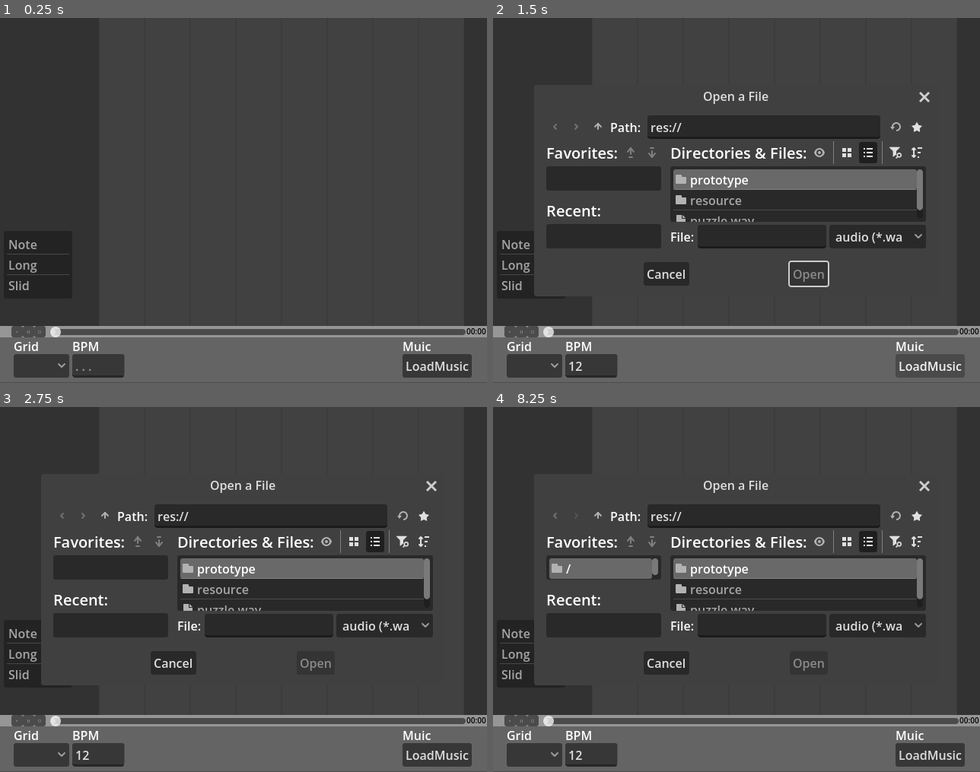
Above: before the commit, frames 1-4 (two rows, left to right).
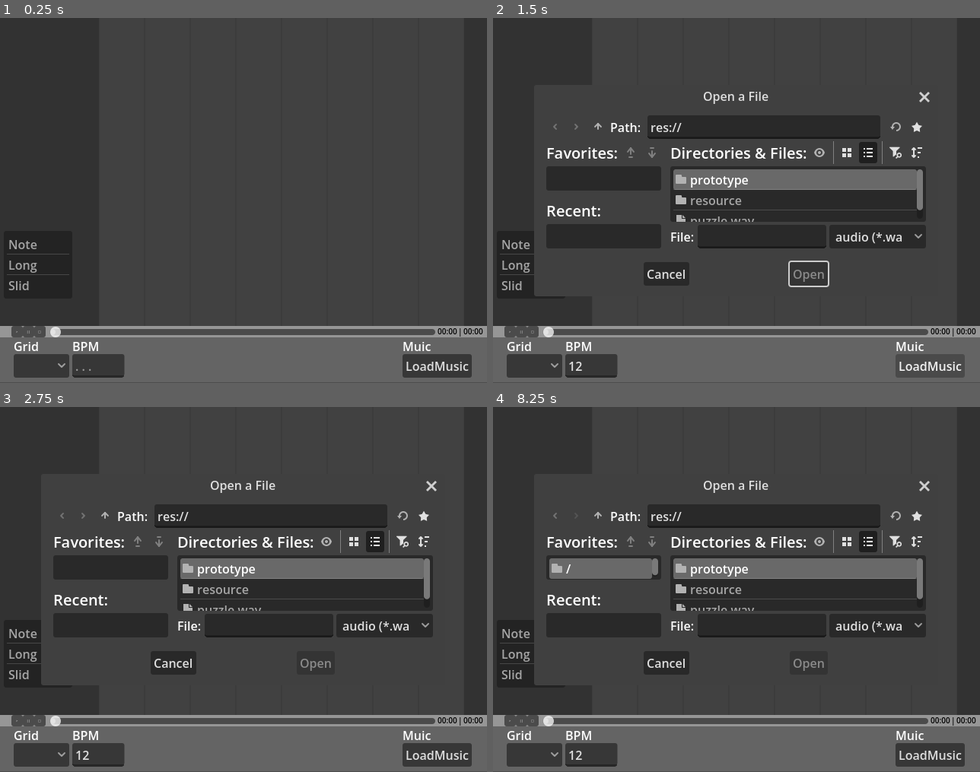
Above: after the commit, the same moments.

Repository: MiliNeDuck56/SightDominate
Game: Godot game, scene res://prototype/levelEditer/level_edit_screen.tscn
Two runs of this game, one before a commit and one after it. Both use one fixed random seed, a clock stepped at 60 frames per second and the inputs below. The project has no main scene, so this scene is started directly.
Inputs (mouse positions are in pixels of both pictures, inside the frame that each line leads up to):
- Up to frame 1 (0.25 s): no input
- Up to frame 2 (1.5 s): click (590, 364) at 0.52 s; type "12" at 0.6 s; click "LoadMusic" at 1.25 s
- Up to frame 3 (2.75 s): click (82, 516) at 2 s
- Up to frame 4 (8.25 s): click (575, 516) at 2.75 s; click (600, 516) at 3.5 s; click (600, 516) at 4.25 s; click ">" at 5 s; click "□" at 5.75 s; click (897, 516) at 6.5 s; click "||" at 7.25 s; click (916, 516) at 8 s

The runs differ from the first frame. In frame 1, 0.2% of the frame differs, in the area x 88-100%, y 85-88%; in frame 2, 0.2%; in frame 3, 0.2%; in frame 4, 0.2%.

Commit message:
시간 표시
다음
1. 슬라이드 구현
2. 시간 구현

Diff:
--- /dev/null
+++ b/prototype/levelEditer/levelControl/music_progress.gd
@@ -0,0 +1,10 @@
+extends Node2D
+
+
+# Called when the node enters the scene tree for the first time.
+func _ready() -> void:
+	pass
+
+# Called every frame. 'delta' is the elapsed time since the previous frame.
+func _process(delta: float) -> void:
+	pass
--- a/prototype/levelEditer/levelControl/music_progress.tscn
+++ b/prototype/levelEditer/levelControl/music_progress.tscn
@@ -34,13 +34,29 @@
 
 [node name="SongProgress" type="HSlider" parent="Progress" unique_id=596923379]
 offset_left = 65.0
-offset_right = 612.0
-offset_bottom = 16.0
+offset_right = 572.0
+offset_bottom = 16.159363
 
-[node name="SongTimer" type="Label" parent="Progress" unique_id=1793026262]
-offset_left = 613.0
-offset_right = 640.0
-offset_bottom = 15.0
+[node name="SongTimerNow" type="Label" parent="Progress" unique_id=1793026262]
+offset_left = 575.0
+offset_right = 601.0
+offset_bottom = 14.0
 theme_override_colors/font_color = Color(0, 0, 0, 1)
 theme_override_font_sizes/font_size = 10
 text = "00:00"
+
+[node name="SongTimerMiddle" type="Label" parent="Progress" unique_id=1007999482]
+offset_left = 602.0
+offset_right = 608.0
+offset_bottom = 14.0
+theme_override_colors/font_color = Color(0, 0, 0, 1)
+theme_override_font_sizes/font_size = 10
+text = "|"
+
+[node name="SongTimerEnd" type="Label" parent="Progress" unique_id=1353334207]
+offset_left = 609.0
+offset_right = 635.0
+offset_bottom = 14.444445
+theme_override_colors/font_color = Color(0, 0, 0, 1)
+theme_override_font_sizes/font_size = 10
+text = "00:00"
--- /dev/null
+++ b/prototype/levelEditer/level_edit.gd
@@ -0,0 +1,13 @@
+extends Node2D
+
+
+# Called when the node enters the scene tree for the first time.
+func _ready() -> void:
+	pass
+
+func musicSetting(music : AudioStreamWAV):
+	var length = music.get_length()
+	var total_seconds = int(length)
+
+	var MusicProgress = $MusicProgress/Progress
+	MusicProgress.get_node("SongTimerEnd").text = "%02d:%02d" % [total_seconds/60, total_seconds%60]
--- a/prototype/levelEditer/level_edit_screen.gd
+++ b/prototype/levelEditer/level_edit_screen.gd
@@ -2,7 +2,10 @@
 
 
 func _ready() -> void:
-	$MusicEdit/LoadFile/openMusicFile.file_selected.connect(_on_open_music_file_file_selected)
+	$MusicEdit/LoadFile/openMusicFile.file_selected.connect(fileSelected)
 
-func _on_open_music_file_file_selected(path: String):
-	$Music.stream = load(path)
+func fileSelected(path: String):
+	var music = load(path)
+	$Music.stream = music
+	$MusicEdit.musicSetting(music)
+	$LevelEdit.musicSetting(music)
--- a/prototype/levelEditer/level_edit_screen.tscn
+++ b/prototype/levelEditer/level_edit_screen.tscn
@@ -2,32 +2,22 @@
 
 [ext_resource type="Script" uid="uid://dcd7c16qgmd6m" path="res://prototype/levelEditer/level_edit_screen.gd" id="1_jbbsv"]
 [ext_resource type="PackedScene" uid="uid://m0wrvndst2xl" path="res://prototype/levelEditer/musicControl/load_file.tscn" id="1_sfp6l"]
+[ext_resource type="Script" uid="uid://bayubhagq2j2o" path="res://prototype/levelEditer/level_edit.gd" id="2_j67ob"]
 [ext_resource type="PackedScene" uid="uid://bqlyrjk5kru26" path="res://prototype/levelEditer/musicControl/select_grid.tscn" id="3_eb66n"]
 [ext_resource type="PackedScene" uid="uid://bfef43v7j74k7" path="res://prototype/levelEditer/musicControl/select_bpm.tscn" id="4_7kn4g"]
 [ext_resource type="PackedScene" uid="uid://b4v5vw8e88ncx" path="res://prototype/levelEditer/levelControl/line_window.tscn" id="5_th8y8"]
 [ext_resource type="PackedScene" uid="uid://c4e4cqq6v328h" path="res://prototype/levelEditer/levelControl/note_select.tscn" id="6_jbm6j"]
+[ext_resource type="Script" uid="uid://bkj5spfgr6wds" path="res://prototype/levelEditer/music_edit.gd" id="6_vv0fv"]
 [ext_resource type="PackedScene" uid="uid://b1x0gal6iciva" path="res://prototype/levelEditer/levelControl/music_progress.tscn" id="7_jbbsv"]
 [ext_resource type="Script" uid="uid://dk4ngcyvk16lo" path="res://prototype/levelEditer/music.gd" id="8_iqoha"]
 
 [node name="levelEditScreen" type="Node2D" unique_id=1196907067]
 script = ExtResource("1_jbbsv")
 
-[node name="MusicEdit" type="ColorRect" parent="." unique_id=2005871683]
-offset_top = 420.0
-offset_right = 640.0
-offset_bottom = 479.0
-color = Color(0.39215687, 0.39215687, 0.39215687, 1)
+[node name="LevelEdit" type="Node2D" parent="." unique_id=1782127633]
+script = ExtResource("2_j67ob")
 
-[node name="LoadFile" parent="MusicEdit" unique_id=260531963 instance=ExtResource("1_sfp6l")]
-position = Vector2(529, 0)
-
-[node name="selectGrid" parent="MusicEdit" unique_id=325896886 instance=ExtResource("3_eb66n")]
-position = Vector2(18, 0)
-
-[node name="selectBPM" parent="MusicEdit" unique_id=862229337 instance=ExtResource("4_7kn4g")]
-position = Vector2(95, 0)
-
-[node name="LevelEdit" type="ColorRect" parent="." unique_id=1459865593]
+[node name="Background" type="ColorRect" parent="LevelEdit" unique_id=1459865593]
 offset_right = 640.0
 offset_bottom = 420.0
 color = Color(0.19607843, 0.19607843, 0.19607843, 1)
@@ -41,5 +31,23 @@
 [node name="MusicProgress" parent="LevelEdit" unique_id=368077852 instance=ExtResource("7_jbbsv")]
 position = Vector2(0, 405)
 
+[node name="MusicEdit" type="Node2D" parent="." unique_id=1500703534]
+script = ExtResource("6_vv0fv")
+
+[node name="BackGround" type="ColorRect" parent="MusicEdit" unique_id=2005871683]
+offset_top = 420.0
+offset_right = 640.0
+offset_bottom = 479.0
+color = Color(0.39215687, 0.39215687, 0.39215687, 1)
+
+[node name="LoadFile" parent="MusicEdit" unique_id=260531963 instance=ExtResource("1_sfp6l")]
+position = Vector2(529, 420)
+
+[node name="selectGrid" parent="MusicEdit" unique_id=325896886 instance=ExtResource("3_eb66n")]
+position = Vector2(18, 420)
+
+[node name="selectBPM" parent="MusicEdit" unique_id=862229337 instance=ExtResource("4_7kn4g")]
+position = Vector2(95, 420)
+
 [node name="Music" type="AudioStreamPlayer" parent="." unique_id=1873994961]
 script = ExtResource("8_iqoha")
--- a/prototype/levelEditer/musicControl/load_file.gd
+++ b/prototype/levelEditer/musicControl/load_file.gd
@@ -6,7 +6,6 @@
 func _ready() -> void:
 	openFileWindow.add_filter("*.wav","audio")
 
-
 func _on_load_file_pressed() -> void:
 	openFileWindow.visible = true
 
--- /dev/null
+++ b/prototype/levelEditer/music_edit.gd
@@ -0,0 +1,9 @@
+extends Node2D
+
+
+# Called when the node enters the scene tree for the first time.
+func _ready() -> void:
+	pass # Replace with function body.
+
+func musicSetting(music : AudioStreamWAV):
+	pass
Not shown, added: prototype/levelEditer/levelControl/music_progress.gd.uid
Not shown, added: prototype/levelEditer/level_edit.gd.uid
Not shown, added: prototype/levelEditer/music_edit.gd.uid
